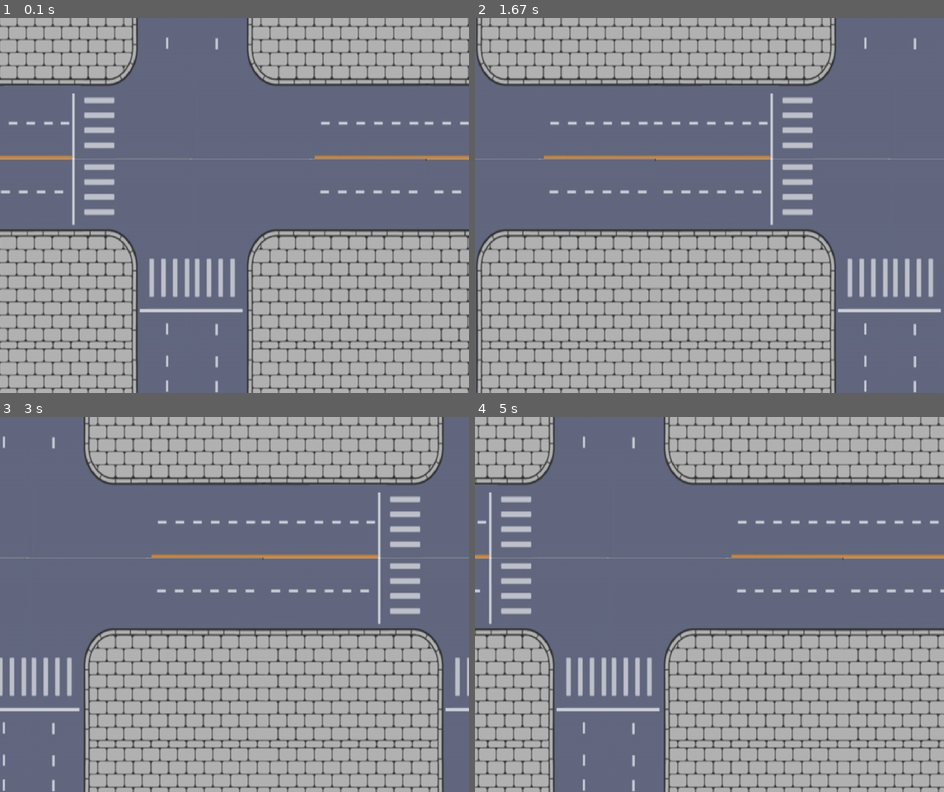
Above: before the commit, frames 1-4 (two rows, left to right).
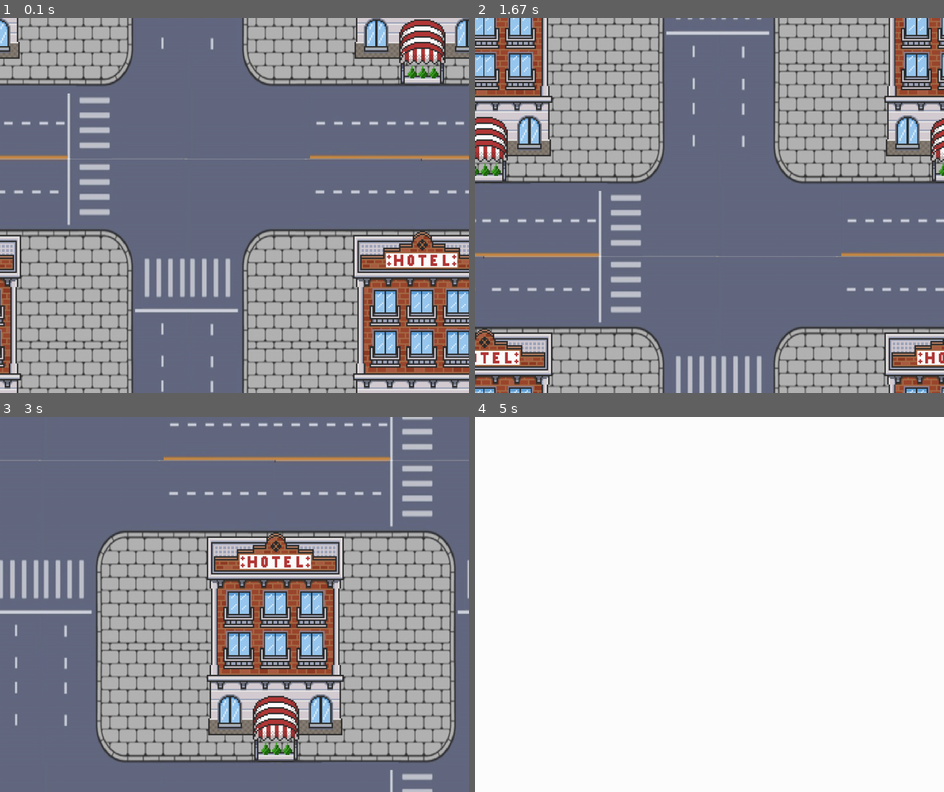
Above: after the commit, the same moments.

Repository: viniciusgomes2005/pygame_GPV
Game: pygame game, started from abracabra.py
Two runs of this game, one before a commit and one after it. Both use one fixed random seed, a clock stepped at 60 frames per second and the inputs below.
Inputs:
- Up to frame 1 (0.1 s): no input
- Up to frame 2 (1.67 s): hold Right 0.33-0.8 s; hold Right 0.83-1.3 s; hold Left from 1.33 s (still down)
- Up to frame 3 (3 s): release Left at 1.87 s; hold Left 1.9-2.3 s; hold Right 2.33-2.97 s
- Up to frame 4 (5 s): hold Left 3-3.47 s; hold Right 3.5-3.97 s; hold Right 4-4.47 s; hold Left from 4.5 s (still down)

The runs differ from the first frame. In frame 1, 27% of the frame differs, in the area x 0-100%, y 0-100%; in frame 2, 66%; in frame 3, 58%; in frame 4, 100%.

Commit message:
aleatoriedade esboço

Diff:
--- a/abracabra.py
+++ b/abracabra.py
@@ -51,7 +51,8 @@
 # Carrega imagens
 quarteirao_img = pygame.image.load('assets/Sprites/Background cortado.png').convert()
 quarteirao_img = pygame.transform.scale(quarteirao_img, (1000, 800))
-
+predio1_img = pygame.image.load('assets/Sprites/predio1.png').convert()
+predio1_img = pygame.transform.scale(predio1_img, (300, 500))
 # Classe para representar uma quadra
 class Quadra(pygame.sprite.Sprite):
     def __init__(self, img, x, y):
@@ -60,10 +61,28 @@
         self.rect = self.image.get_rect()
         self.rect.x = x
         self.rect.y = y
-        self.speedx = 2
+        self.speedx = 0
+        self.speedy = 0
 
     def update(self):
         self.rect.x += self.speedx
+        self.rect.y +=self.speedy
+    def colisao(self, other_sprite):
+        return pygame.sprite.collide_rect(self, other_sprite)
+class casa(pygame.sprite.Sprite):
+    def __init__(self, img, quadra_x,quadra_y,x,y):
+        pygame.sprite.Sprite.__init__(self)
+        self.image = img
+        self.rect = self.image.get_rect()
+        self.rect.x = quadra_x+x
+        self.rect.y = quadra_y+y
+        self.speedx = 0
+        self.speedy = 0
+    def update(self):
+        self.rect.x += self.speedx
+        self.rect.y +=self.speedy
+predio1=[predio1_img,350,150]
+casas=[predio1_img]*36
 
 # Cria o grupo de sprites para o mapa
 mapa = pygame.sprite.Group()
@@ -72,7 +91,8 @@
         x = j * 1000 - 3600
         y = i * 800 - 2900
         quarteirao = Quadra(quarteirao_img, x, y)
-        mapa.add(quarteirao)
+        predio = casa(predio1[0],x,y,predio1[1],predio1[2])
+        mapa.add(quarteirao,predio)
 
 # Loop principal
 clock = pygame.time.Clock()
@@ -88,17 +108,17 @@
         elif event.type == pygame.KEYDOWN:
             if event.key == pygame.K_LEFT:
                 for quadra in mapa:
-                    quadra.speedx -= 8
-            elif event.key == pygame.K_RIGHT:
-                for quadra in mapa:
-                    quadra.speedx += 8
-        elif event.type == pygame.KEYUP:
-            if event.key == pygame.K_LEFT:
-                for quadra in mapa:
                     quadra.speedx += 8
             elif event.key == pygame.K_RIGHT:
                 for quadra in mapa:
                     quadra.speedx -= 8
+        elif event.type == pygame.KEYUP:
+            if event.key == pygame.K_LEFT:
+                for quadra in mapa:
+                    quadra.speedy += 8
+            elif event.key == pygame.K_RIGHT:
+                for quadra in mapa:
+                    quadra.speedy -= 8
 
     # Atualiza os sprites do mapa
     mapa.update()
